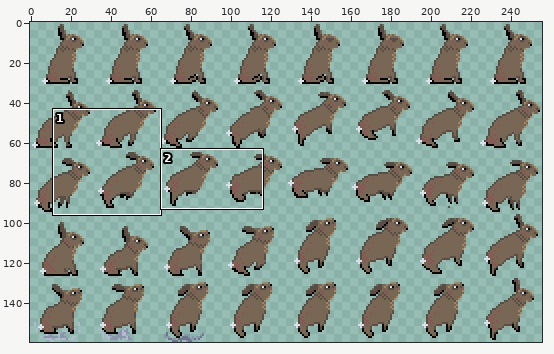
Edited in one commit: sprite sheet (res/hare.png). The first picture is a wide view before the edit; the outline marks the close-up.
Close-up. Before:
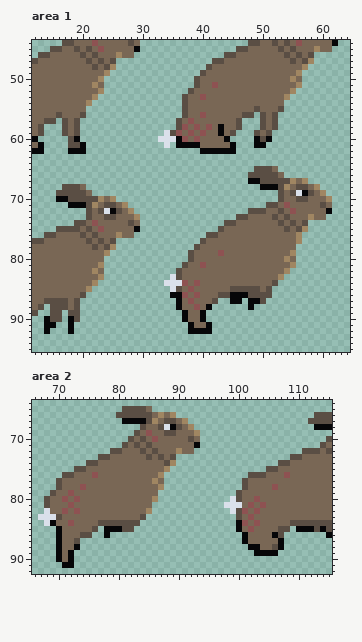
The file is 256x160 pixels. Shown: area 1: x 12..64, y 44..95; area 2: x 66..115, y 64..92. The commit also changed other parts of the picture, which this record leaves out.
The same view after the edit:
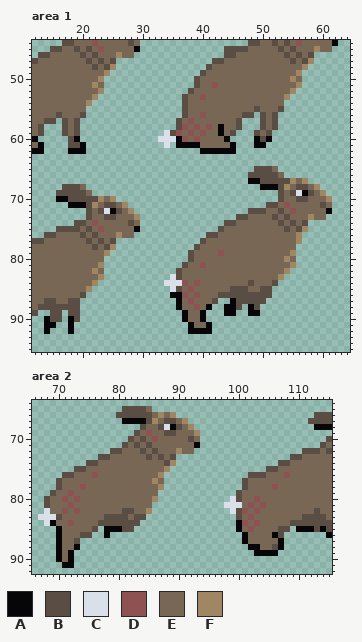
Palette (. is transparent): A #060608  B #5a4e44  C #dae0ea  D #8e5252  E #796755  F #a08662
The exact change:
Area 1:
y 45: x 44..45 .. -> BB
y 84: x 48 E -> B
y 85: x 48..50 BBE -> EEB
y 86: x 45..47 AAA -> BBB
y 87: x 16..18 BBE -> EEB; x 46..49 A.AA -> BBBB
y 88: x 14 . -> B; x 18 E -> B; x 44..46 ... -> AAB; x 49 . -> B
y 89: x 44..45 .. -> AA; x 48..49 .. -> AA
Area 2:
y 82: x 81..82 EE -> BB; x 113 E -> B
y 83: x 78..81 EEEE -> BBBB; x 83 E -> B; x 111..114 EEEE -> BBBB
Boxes around the changes in both close-ups, in picture pixels (x1, y1, x2, y2):
added: (224, 46, 236, 52)
changed: (224, 280, 266, 316)
changed: (44, 298, 74, 310)
changed: (104, 508, 140, 520)
changed: (302, 508, 326, 520)
